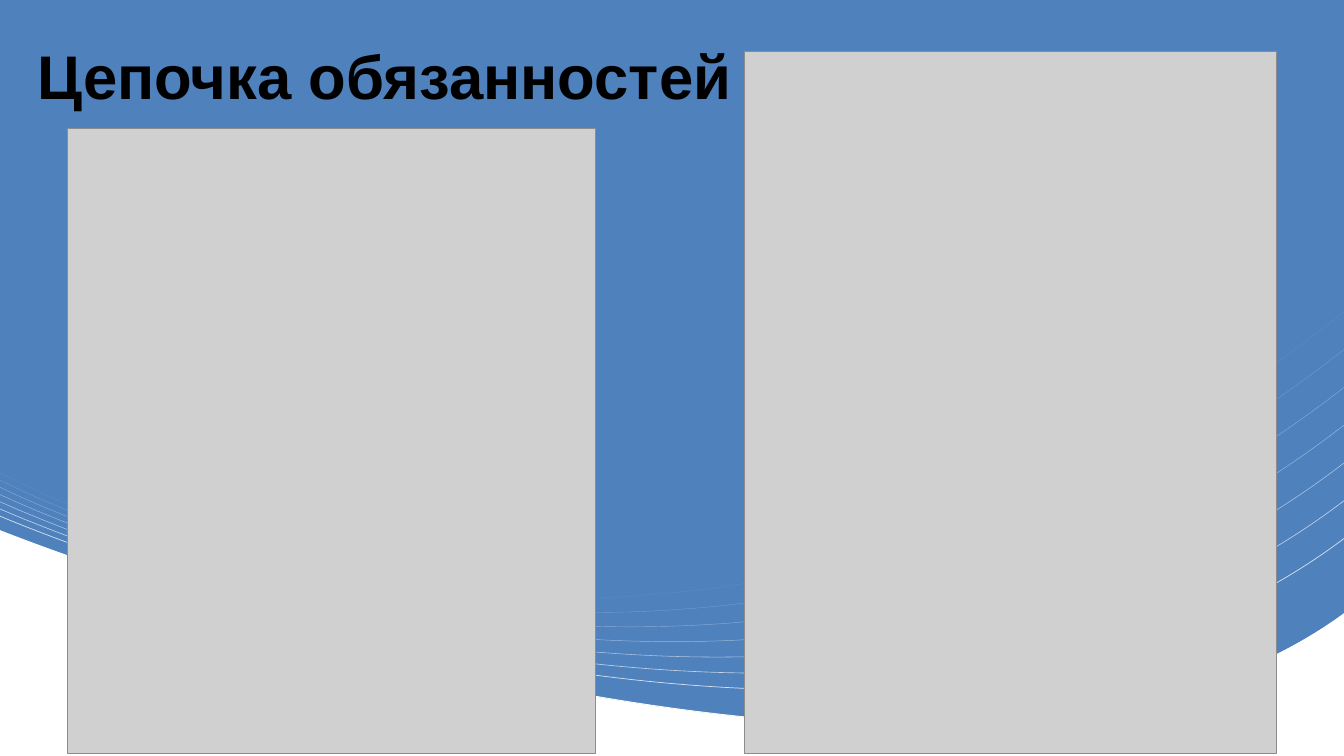
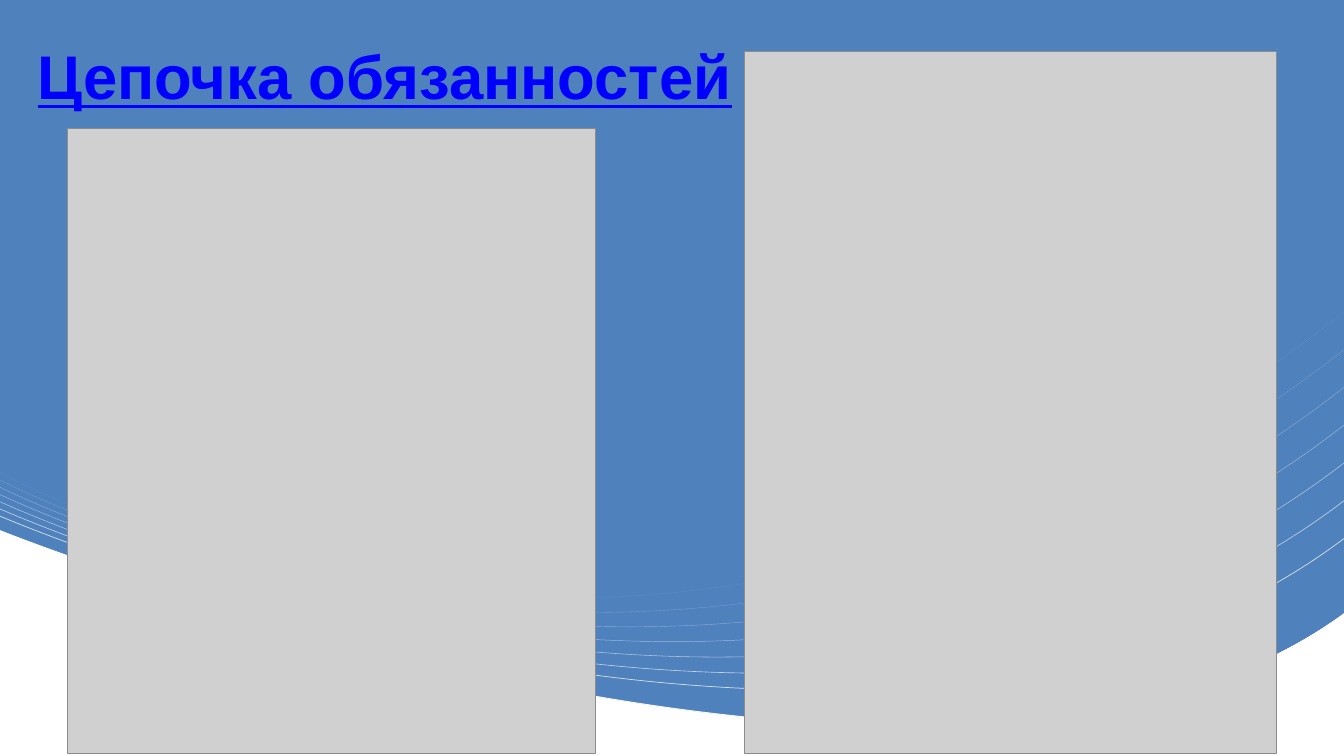
Before and after one commit to taran507/example_pattern, a slide deck: slide 10 of Презентация.pptx. Drawn at 1344x756 pixels with LibreOffice and Linux fonts; fonts in the diff are those of the drawing; grey boxes stand for pictures. Boxes give left, top, right and bottom in pixels: in the first picture for what was removed or moved away, otherwise in the second. Text is boxed around its words. In the diff, an @@ line names an element or a change of style, - is before the commit and + after.

```diff
--- a/Презентация.pptx
+++ b/Презентация.pptx
@@ title "Цепочка обязанностей" at (x1=38, y1=53, x2=732, y2=111): text colour #000000 to #0000FF, underline on @@
```
Also in this commit, not shown: 6 other slides changed, 1 other file.
